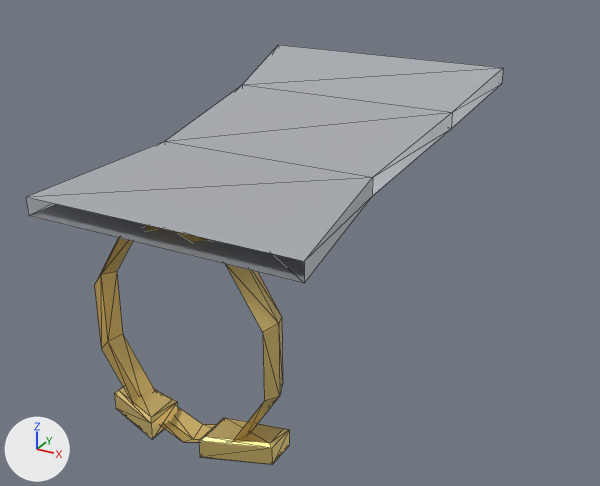
A saved change to the glTF model client/public/models/armour/cape_cape.glb.
Rendered twice from a camera (50 mm lens) standing at (0.897, -3.132, 0.862) and looking at (-0.007, -1.489, 0.04). The lights are fixed; the arrows at lower left show +X, +Y and +Z. The older version comes first. Mesh edges are drawn as thin lines. Vertices at exactly the same position are counted once.

Objects in the first picture: 'Cape0', 'Cape1', 'Cape2', 'Torso'.
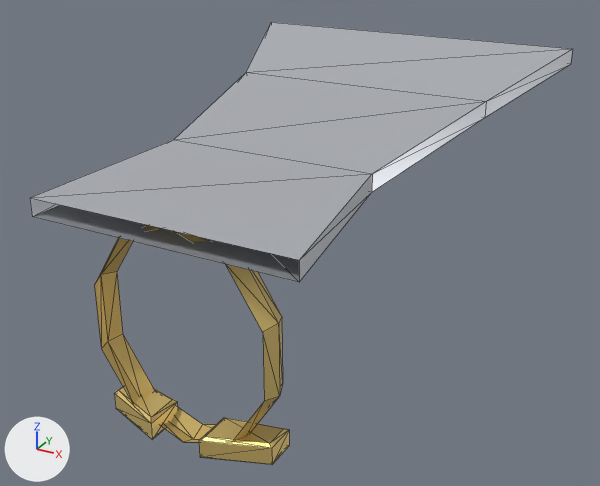
The change, as a list of edits to the scene's bpy script:
```text
Change me_cape0:
    used by ob_cape0; location = (0.0, 0.0, 0.0)
    remove me_cape0.from_pydata(...)  # 8 vertices, 8 faces; spans x -0.31..0.31, y -2.05..-1.67, z 0.25..0.31
    add me_cape0.from_pydata(...)  # 8 vertices, 8 faces; spans x -0.3..0.3, y -2.05..-1.65, z 0.25..0.31
    me_cape0 part 1: the whole mesh is scaled about its middle by (0.965, 1.05, 1), then moved by (0.0, 0.01, 0.0)
Change me_cape1:
    used by ob_cape1; location = (0.0, 0.0, 0.0)
    remove me_cape1.from_pydata(...)  # 8 vertices, 8 faces; spans x -0.29..0.29, y -1.67..-1.29, z 0.27..0.36
    add me_cape1.from_pydata(...)  # 8 vertices, 8 faces; spans x -0.34..0.34, y -1.65..-1.19, z 0.27..0.37
    me_cape1 part 2
    me_cape1.vertices[0].co: (-0.26, -1.67, 0.31) -> (-0.25, -1.65, 0.31)  # pixel (164, 141) -> pixel (173, 139)
    me_cape1.vertices[1].co: (0.26, -1.67, 0.31) -> (0.25, -1.65, 0.31)  # pixel (372, 177) -> pixel (372, 173)
    me_cape1.vertices[2].co: (0.26, -1.67, 0.27) -> (0.25, -1.65, 0.27)  # pixel (372, 196) -> pixel (371, 192)
    me_cape1.vertices[3].co: (-0.26, -1.67, 0.27) -> (-0.25, -1.65, 0.27)
    me_cape1.vertices[4].co: (-0.29, -1.29, 0.36) -> (-0.34, -1.19, 0.37)  # pixel (242, 84) -> pixel (246, 72)
    me_cape1.vertices[5].co: (0.29, -1.29, 0.36) -> (0.34, -1.19, 0.37)  # pixel (452, 112) -> pixel (486, 101)
    me_cape1.vertices[6].co: (0.29, -1.29, 0.32) -> (0.34, -1.19, 0.33)  # pixel (451, 128) -> pixel (484, 117)
    me_cape1.vertices[7].co: (-0.29, -1.29, 0.32) -> (-0.34, -1.19, 0.33)
Change me_cape2:
    used by ob_cape2; location = (0.0, 0.0, 0.0)
    remove me_cape2.from_pydata(...)  # 8 vertices, 8 faces; spans x -0.33..0.33, y -1.29..-1.03, z 0.32..0.42
    add me_cape2.from_pydata(...)  # 8 vertices, 8 faces; spans x -0.46..0.46, y -1.19..-0.85, z 0.33..0.45
    me_cape2 part 3
    me_cape2.vertices[0].co: (-0.29, -1.29, 0.36) -> (-0.34, -1.19, 0.37)  # pixel (242, 84) -> pixel (246, 72)
    me_cape2.vertices[1].co: (0.29, -1.29, 0.36) -> (0.34, -1.19, 0.37)  # pixel (452, 112) -> pixel (486, 101)
    me_cape2.vertices[2].co: (0.29, -1.29, 0.32) -> (0.34, -1.19, 0.33)  # pixel (451, 128) -> pixel (484, 117)
    me_cape2.vertices[3].co: (-0.29, -1.29, 0.32) -> (-0.34, -1.19, 0.33)
    me_cape2.vertices[4].co: (-0.33, -1.03, 0.42) -> (-0.46, -0.85, 0.45)  # pixel (278, 44) -> pixel (271, 22)
    me_cape2.vertices[5].co: (0.33, -1.03, 0.42) -> (0.46, -0.85, 0.45)  # pixel (503, 67) -> pixel (572, 48)
    me_cape2.vertices[6].co: (0.33, -1.03, 0.38) -> (0.46, -0.85, 0.41)  # pixel (501, 83) -> pixel (570, 64)
    me_cape2.vertices[7].co: (-0.33, -1.03, 0.38) -> (-0.46, -0.85, 0.41)
```

Changed parts and their boxes (x1, y1, x2, y2) in the pictures (600 x 486 px):
'Cape0', rescaled
    before: (26, 141, 373, 283)
    after: (30, 140, 372, 282)
'Cape1', reshaped (9% wider, 8% taller)
    before: (165, 85, 452, 196)
    after: (174, 72, 486, 192)
'Cape2', reshaped (25% wider, 13% taller)
    before: (243, 45, 503, 129)
    after: (247, 22, 573, 117)
